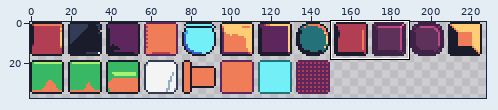
One commit to this sprite sheet: Assets/tilesheet/simple_16.png. Above, an overview of the earlier version with the close-up marked.
Close-up. Old version:
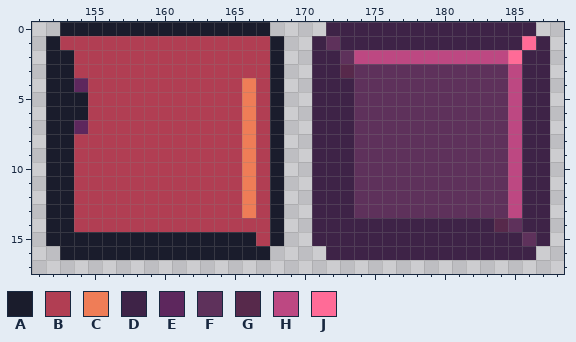
The file is 228x38 pixels. Colours within 5 levels of each other are drawn and written as one. Shown: x 151..188, y 0..17. The commit also changed other parts of the picture, which this record leaves out.
Palette (. is transparent): A #1a1c2c  B #b13e53  C #ef7d57  D #3e2347  E #5d275d  F #5e315b  G #57294b  H #bd4882  J #ff6b97
Once edited:
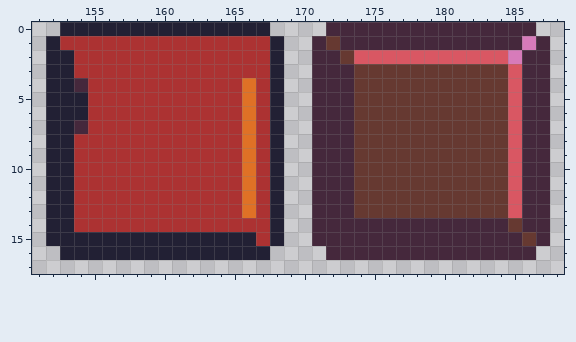
The edit:
colour A: #1a1c2c -> #222034
colour B: #b13e53 -> #ac3232
colour C: #ef7d57 -> #df7126
colour E: #5d275d -> #45283c
colour F: #5e315b -> #663931
colour H: #bd4882 -> #d95763
colour J: #ff6b97 -> #d77bba
Changed rows in their new state; - is a pixel that keeps its letter.
first column x 171:
 0 -EEEEEEEEEEEEEEE-
 1 E-EEEEEEEEEEEEE-E
 2 EE-------------EE
 3 EEE------------EE
 4 EEE------------EE
 5 EEE------------EE
 6 EEE------------EE
 7 EEE------------EE
 8 EEE------------EE
 9 EEE------------EE
10 EEE------------EE
11 EEE------------EE
12 EEE------------EE
13 EEE------------EE
14 EEEEEEEEEEEEEE-EE
15 EEEEEEEEEEEEEEE-E
16 -EEEEEEEEEEEEEEE-
Boxes around the changes in both close-ups, in picture pixels (x1, y1, x2, y2):
changed: (46, 22, 550, 260)
